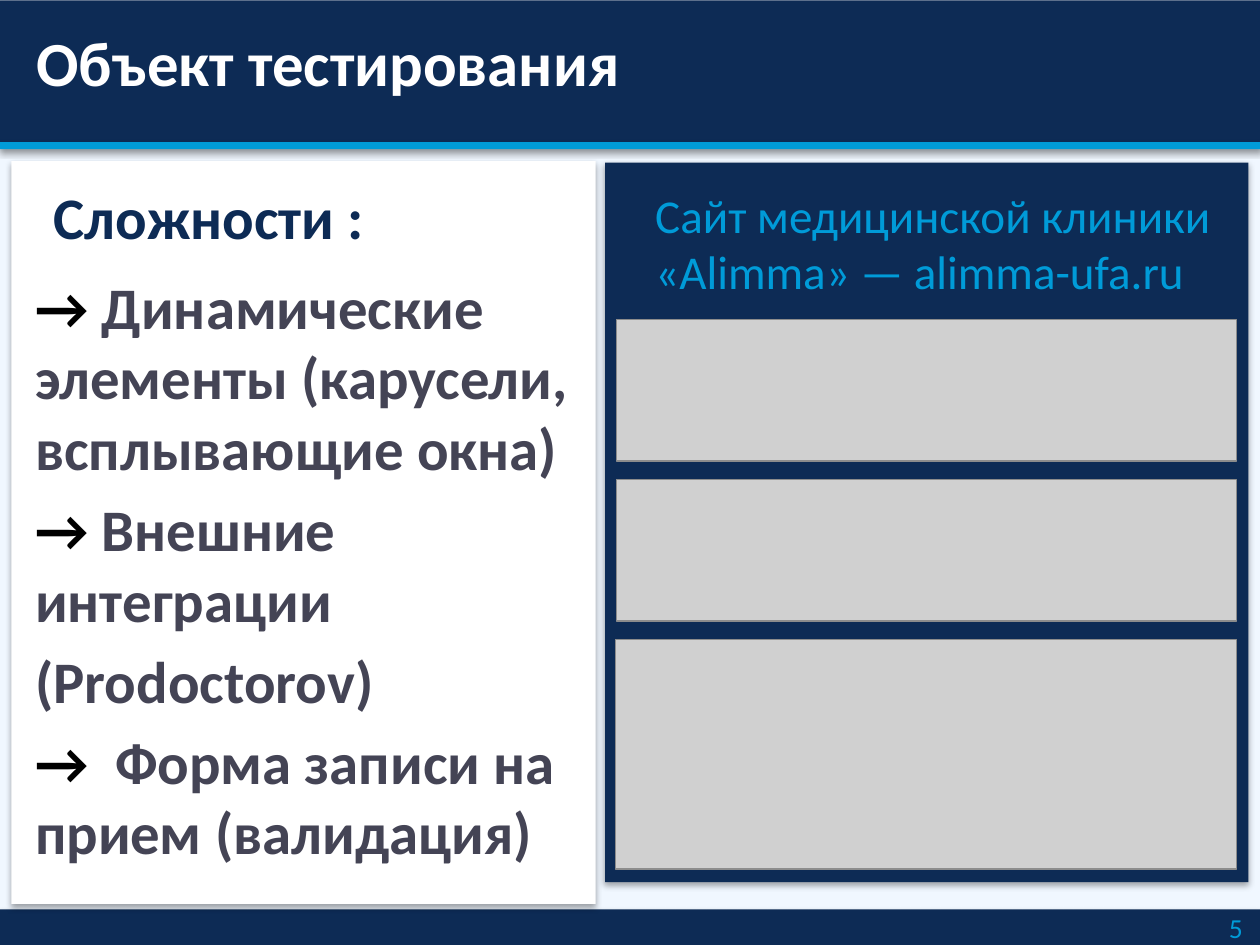
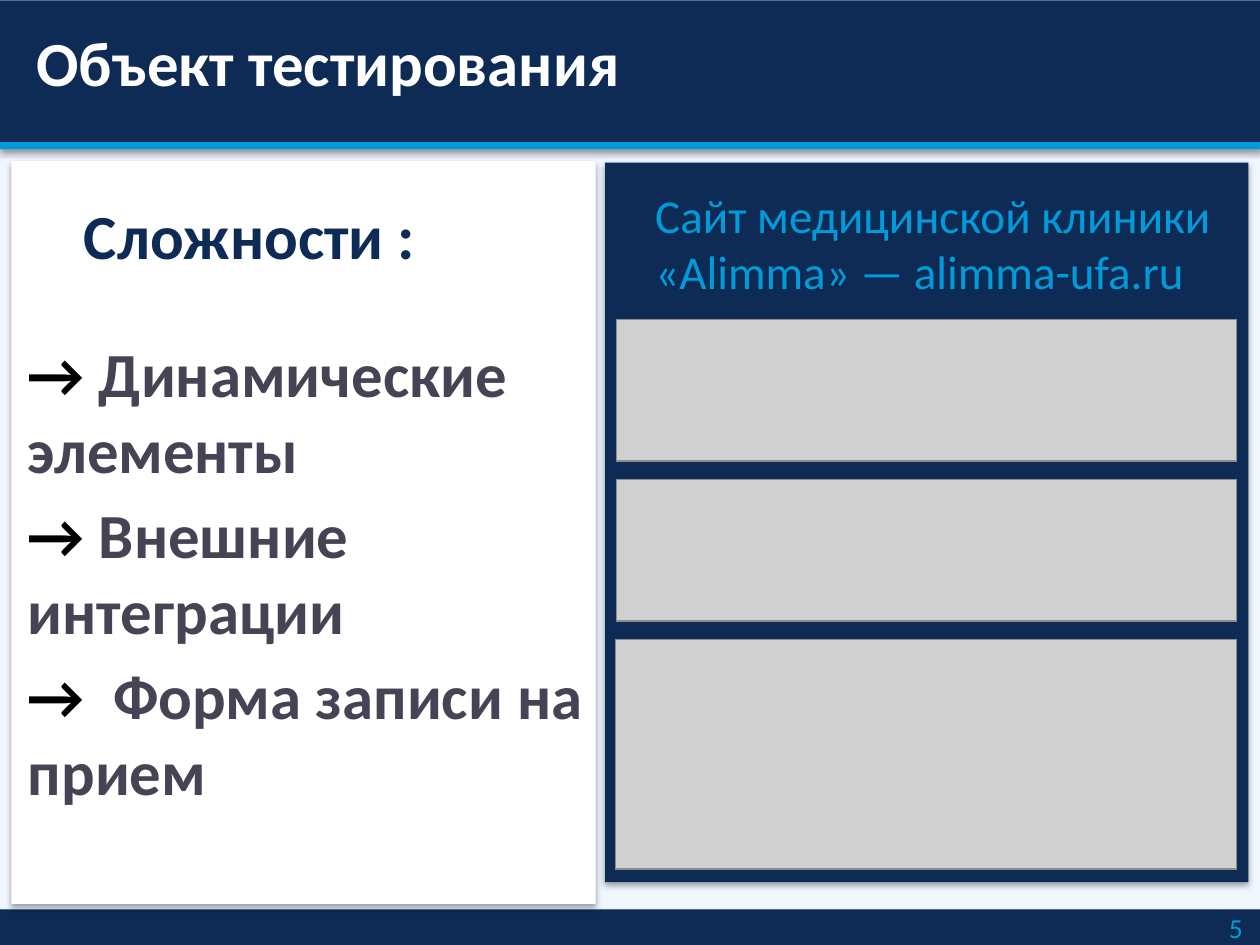
Before and after one commit to A-nastasia627/Diplom, a slide deck: slide 5 of Презентация_Шавалеева_Python_QA .pptx. Drawn at 1260x945 pixels with LibreOffice and Linux fonts; fonts in the diff are those of the drawing; grey boxes stand for pictures. Boxes give left, top, right and bottom in pixels: in the first picture for what was removed or moved away, otherwise in the second. Text is boxed around its words. In the diff, an @@ line names an element or a change of style, - is before the commit and + after.

```diff
--- a/Презентация_Шавалеева_Python_QA .pptx
+++ b/Презентация_Шавалеева_Python_QA .pptx
@@ text "Сложности :": place and size @@
-text "Сложности :" at (54, 200, 335, 240)
+text "Сложности :" at (84, 218, 384, 260)
@@ text "Сложности :" at (84, 218, 384, 260): size 30 to 32 pt @@
@@ text "→ Динамические элементы": place and size @@
-text "→ Динамические элементы" at (35, 291, 568, 864)
+text "→ Динамические элементы" at (28, 356, 582, 805)
@@ text at (28, 356, 507, 474): text changed; size 30 to 32 pt @@
-→ Динамические элементы (карусели, всплывающие окна)
+→ Динамические элементы
@@ text at (28, 517, 349, 644): size 30 to 32 pt in "→ Внешние интеграции" @@
@@ text at (28, 676, 582, 805): text changed; size 30 to 32 pt @@
-(Prodoctorov)
-→ Форма записи на прием (валидация)
+→ Форма записи на прием
```
Also in this commit, not shown: 1 other slide changed, 1 other file.
